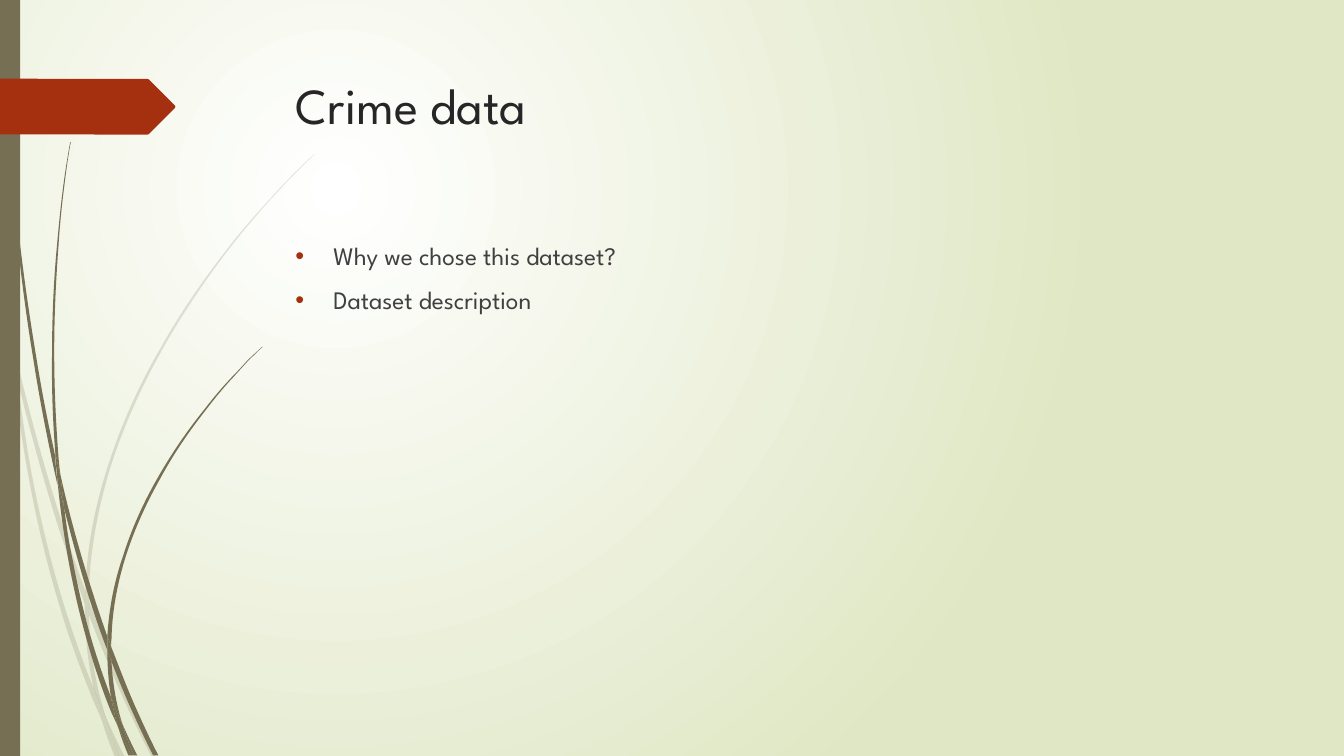
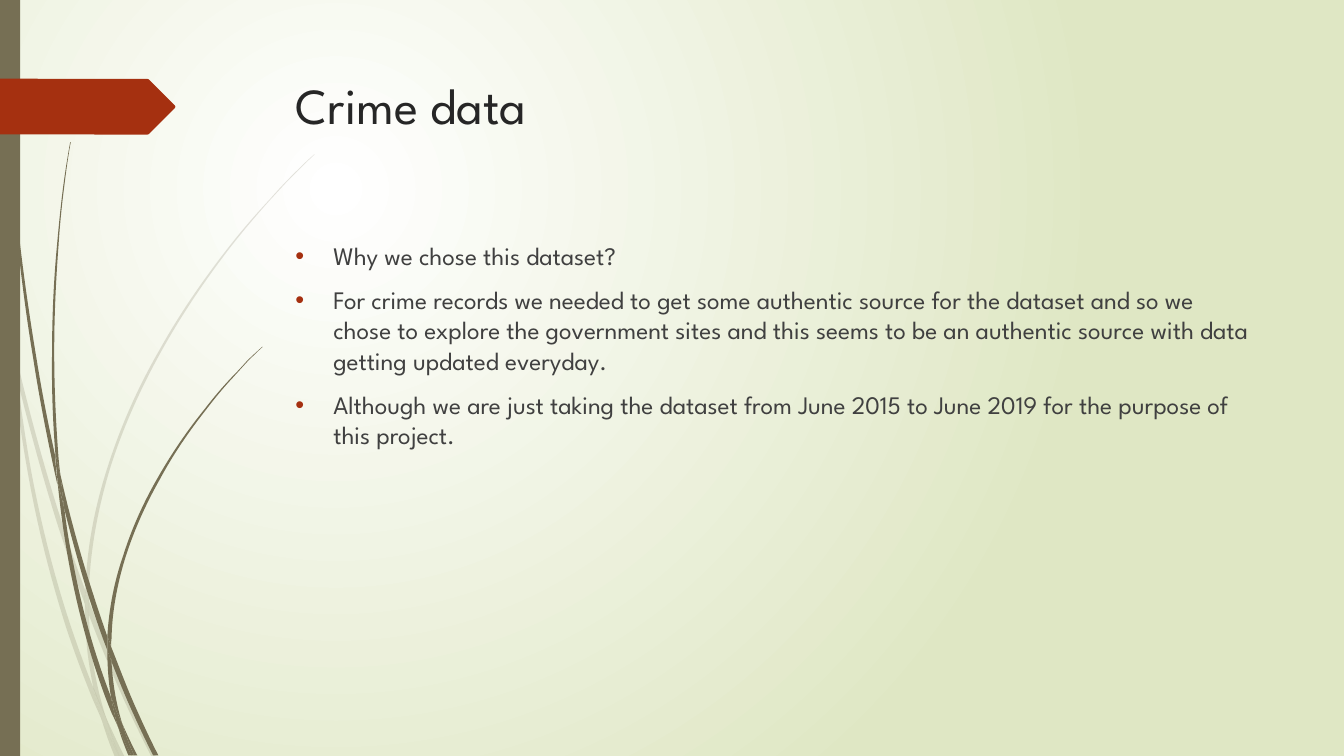
Before and after one commit to mitresh95/ImpactOfCrimeOnHousing, a slide deck: slide 4 of Presentation.pptx. Drawn at 1344x756 pixels with LibreOffice and Linux fonts; fonts in the diff are those of the drawing. Boxes give left, top, right and bottom in pixels: in the first picture for what was removed or moved away, otherwise in the second. Text is boxed around its words. In the diff, an @@ line names an element or a change of style, - is before the commit and + after.

```diff
--- a/Presentation.pptx
+++ b/Presentation.pptx
@@ text at (333,291,1248,450): text changed @@
-• Dataset description
+• For crime records we needed to get some authentic source for the dataset and so we chose to explore the government sites and this seems to be an authentic source with data getting updated everyday.
+• Although we are just taking the dataset from June 2015 to June 2019 for the purpose of this project.
```
Also in this commit, not shown: 5 other slides changed, 1 slide added.
